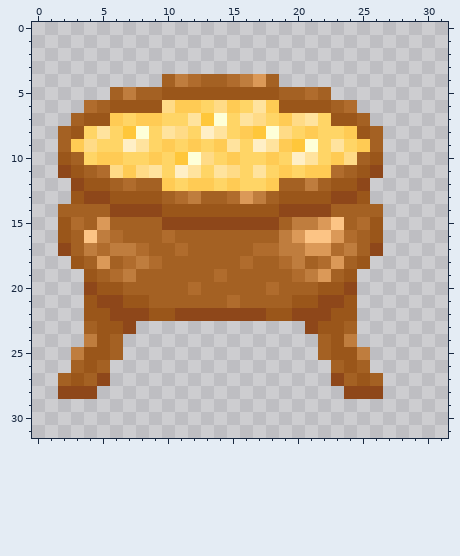
Edited in one commit: pixel-art sprite (textures/fondue.png). Above: the version before the commit.
The file is 32x32 pixels. Colours within 5 levels of each other are drawn and written as one. The old version is drawn lined up with the new one.
Now the later version:
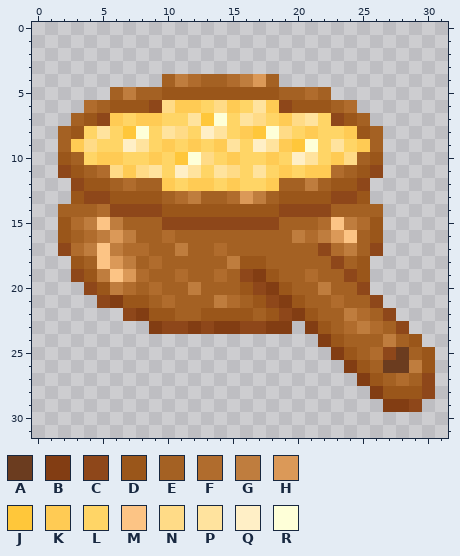
Palette (. is transparent): A #6b3c1f  B #823d13  C #8e471a  D #9a561a  E #a46123  F #b06c2d  G #bf7d3e  H #db9958  J #ffc73a  K #ffcb54  L #ffd566  M #fcc485  N #ffdb87  P #ffe39e  Q #ffefc6  R #feffd8
From old to new:
whole drawing moved by -1,-1 (the old picture is shown already moved)
Changed rows in their new state; - is an unchanged pixel.
first column x 5:
 6 ----C---------C----
 7 C-----------------C
first column x 2:
14 ---F-------------------------
15 --GMG-------------EEF-G------
16 --F-HG-----------EGFG-M------
17 -F-M-F---G--F--EEEEEC--------
18 ---MHGE------GDD-EE-EC-------
19 -C-GMHF--F----CBD-EFE-CD-----
20 ----GF-F--G---DCBD--GEEC-----
21 --.-B---F---G--DCB-EEFEEC----
22 --...-B--EEDDDDE-CBDEEGFEC---
23 --....-BCCBCBBCCBB-B-EFGFEC--
24 --...---------------B-EEEGED-
25 -....---------------.B-EFCAED
26 -...-----------------.BDEAAGD
27 ....-----------------..BDEFEC
28 ...-------------------..BDDDC
29 -------------------------BBC-
Pixel boxes of the changes (left, top, right, bottom) in both pictures:
changed: (149, 100, 162, 113)
changed: (279, 100, 344, 126)
changed: (97, 113, 110, 126)
changed: (58, 204, 435, 412)
